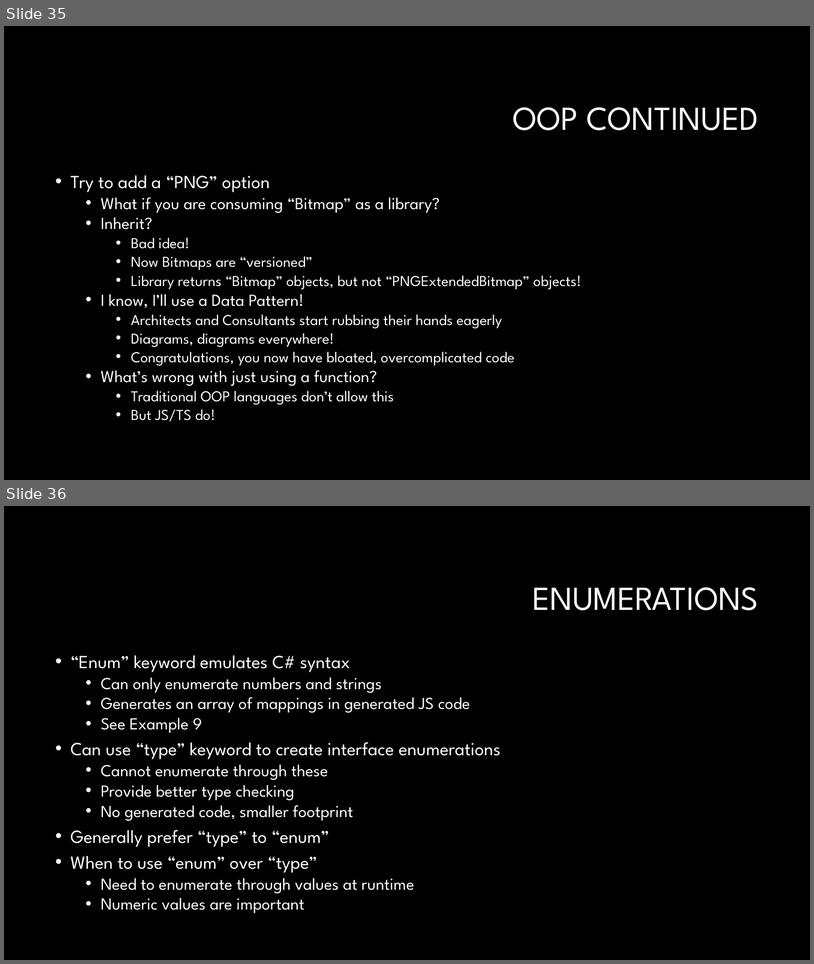
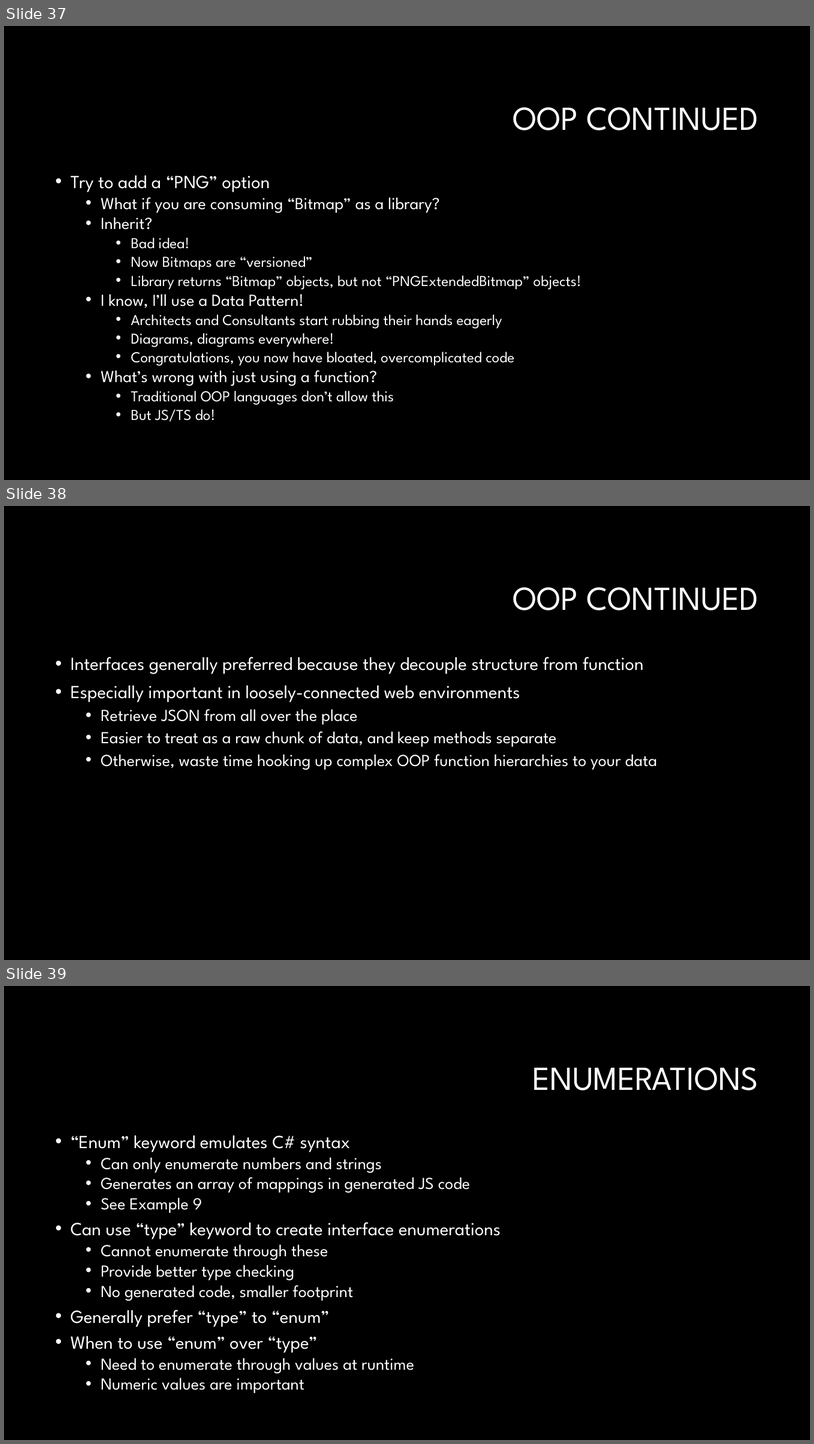
Before and after one commit to RonPenton/intro-to-typescript, a slide deck: Web development with Typescript.pptx. Shown one above the other, each under a label of ours: slides 35 and 36 before the commit, slides 37, 38 and 39 after it. The pictures are 814x964 and 814x1444 pixels, drawn with LibreOffice and Linux fonts; fonts in the diff are those of the drawing; background and template pictures are left out. Boxes give left, top, right and bottom in pixels: in the first picture for what was removed or moved away, otherwise in the second. Text is boxed around its words. In the diff, an @@ line names an element or a change of style, - is before the commit and + after.

```diff
--- a/Web development with Typescript.pptx
+++ b/Web development with Typescript.pptx
@@ slide 38 added at [4, 506, 810, 960], background #000000 @@
@@ title added at [513, 587, 759, 610], 40 pt, text #FFFFFF @@
+OOP CONTINUED
@@ text added at [71, 657, 657, 769], 20 pt, text #FFFFFF @@
+• Interfaces generally preferred because they decouple structure from function
+• Especially important in loosely-connected web environments
+  • Retrieve JSON from all over the place
+  • Easier to treat as a raw chunk of data, and keep methods separate
+  • Otherwise, waste time hooking up complex OOP function hierarchies to your data
@@ what was slide 35 is now slide 37 @@
@@ what was slide 36 is now slide 39 @@
```
Also in this commit, not shown: 4 other slides added, 14 other files.
